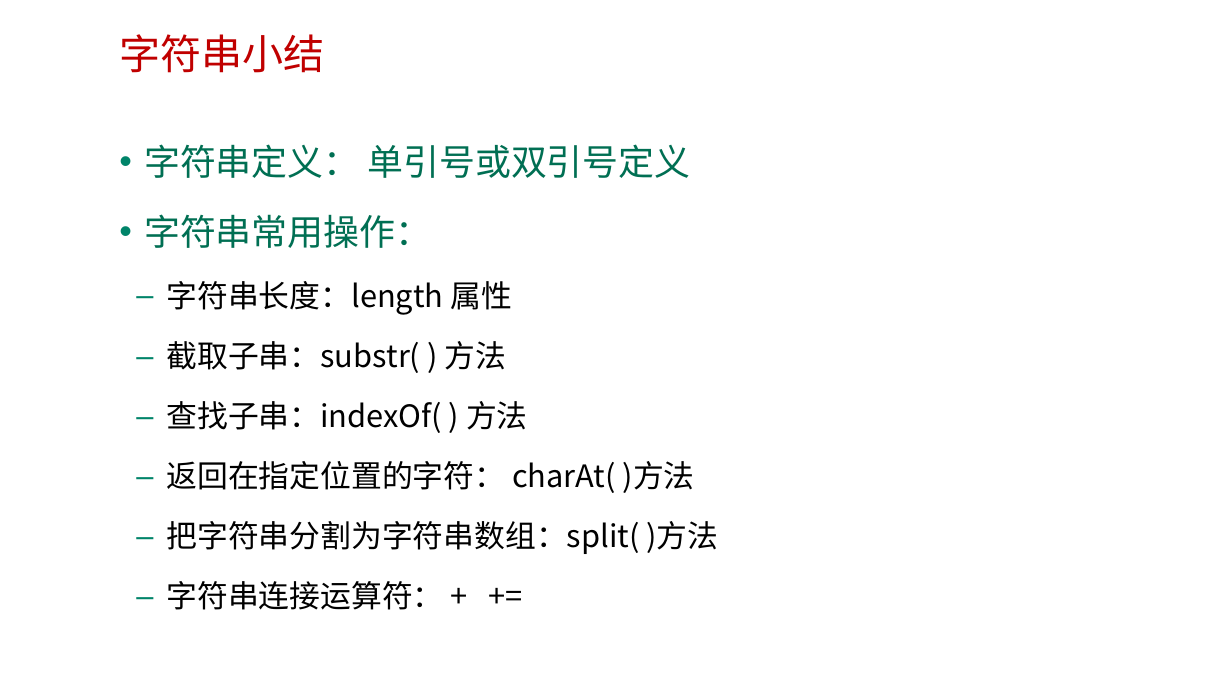
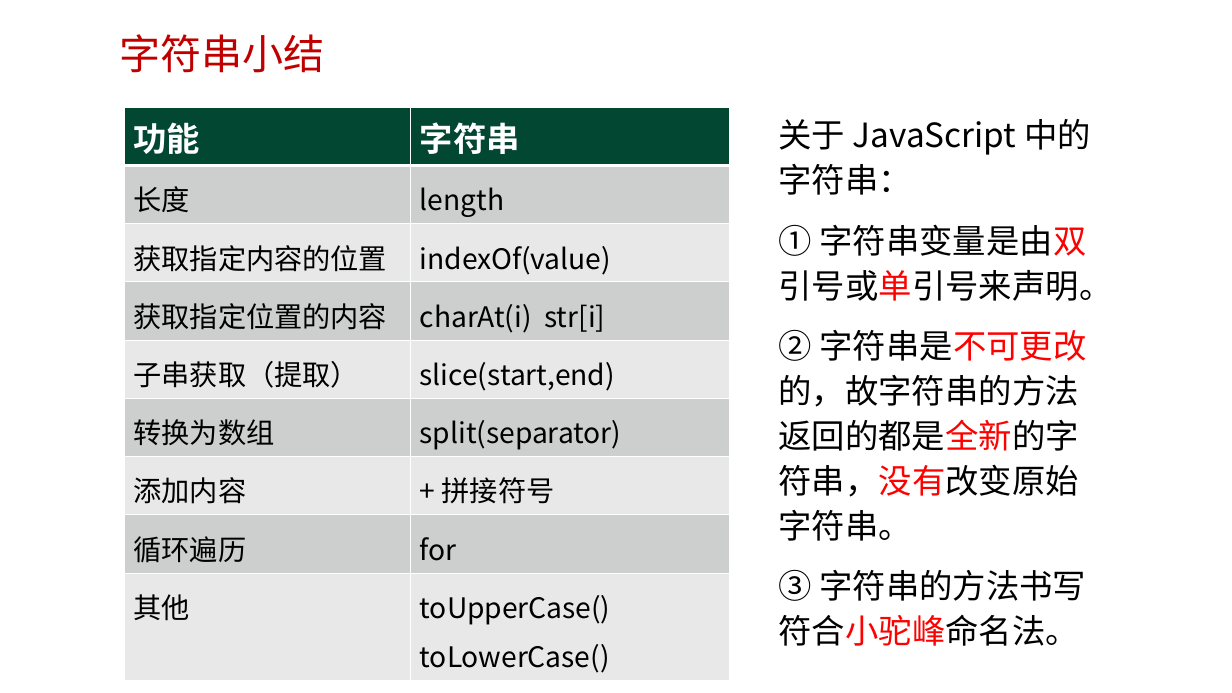
Before and after one commit to edu2act/course-web2, a slide deck: slide 13 of materials/slides/第四章 字符串和数组.pptx (slide 10 before the commit). Drawn at 1232x693 pixels with LibreOffice and Linux fonts; fonts in the diff are those of the drawing; background and template pictures are left out. Boxes give left, top, right and bottom in pixels: in the first picture for what was removed or moved away, otherwise in the second. Text is boxed around its words. In the diff, an @@ line names an element or a change of style, - is before the commit and + after.

Commit message:
c4

```diff
--- a/materials/slides/第四章 字符串和数组.pptx
+++ b/materials/slides/第四章 字符串和数组.pptx
@@ table added at [124,108,729,677], 9 rows, 2 columns @@
+功能 | 字符串
+长度 | length
+获取指定内容的位置 | indexOf(value)
+获取指定位置的内容 | charAt(i) str[i]
+子串获取（提取） | slice(start,end)
+转换为数组 | split(separator)
+添加内容 | + 拼接符号
+循环遍历 | for
+其他 | toUpperCase() / toLowerCase()
@@ text added at [778,119,1112,646], 26 pt, text #000000 @@
+关于 JavaScript 中的字符串：
+① 字符串变量是由双引号或单引号来声明。
+② 字符串是不可更改的，故字符串的方法返回的都是全新的字符串，没有改变原始字符串。
+③ 字符串的方法书写符合小驼峰命名法。
@@ text removed at [144,144,719,610] @@
-• 字符串定义： 单引号或双引号定义
-• 字符串常用操作：
-  – 字符串长度：length 属性
-  – 截取子串：substr( ) 方法
-  – 查找子串：indexOf( ) 方法
-  – 返回在指定位置的字符： charAt( )方法
-  – 把字符串分割为字符串数组：split( )方法
-  – 字符串连接运算符： + +=
```
Also in this commit, not shown: 15 other slides changed, 14 slides added, 4 slides removed.
